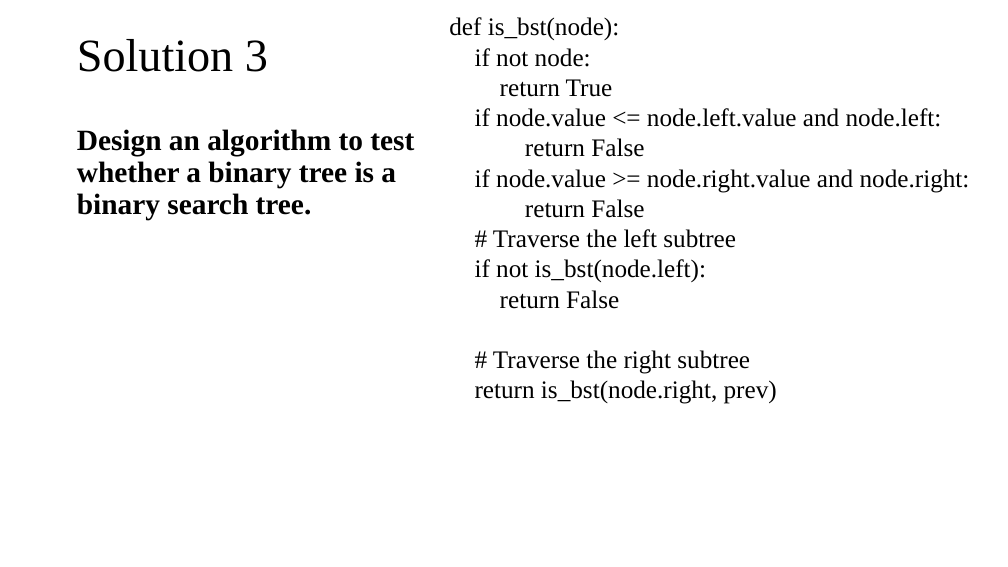
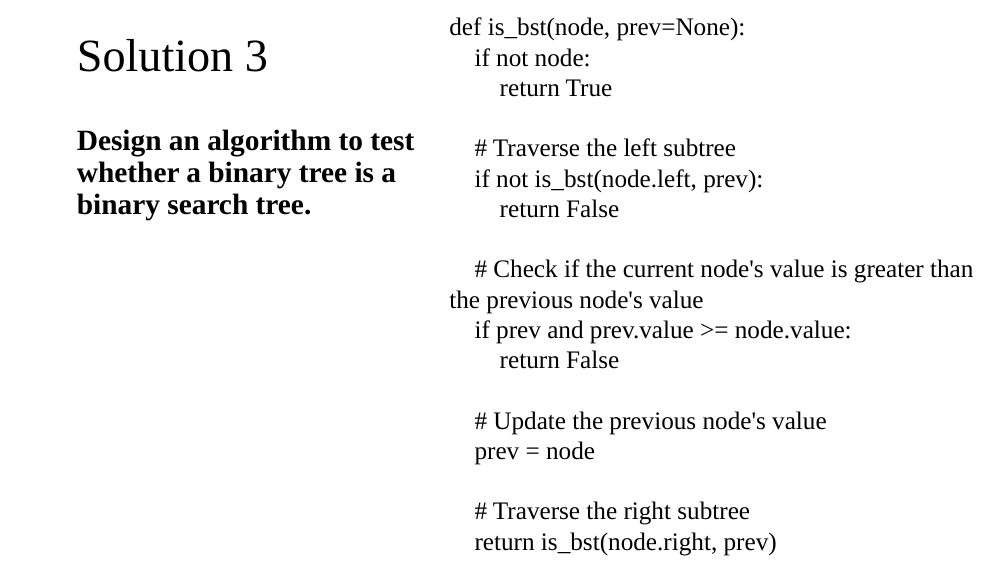
Before and after one commit to tamlhp/2801ict-public, a slide deck: slide 21 of week-7&8/problem-set/2801ict-week7&8.pptx (slide 17 before the commit). Drawn at 1008x567 pixels with LibreOffice and Linux fonts; fonts in the diff are those of the drawing. Boxes give left, top, right and bottom in pixels: in the first picture for what was removed or moved away, otherwise in the second. Text is boxed around its words. In the diff, an @@ line names an element or a change of style, - is before the commit and + after.

```diff
--- a/week-7&8/problem-set/2801ict-week7&8.pptx
+++ b/week-7&8/problem-set/2801ict-week7&8.pptx
@@ text at <box>449,17,746,41</box>: text changed @@
-def is_bst(node):
+def is_bst(node, prev=None):
@@ text at <box>475,138,763,193</box>: text changed @@
-if node.value <= node.left.value and node.left:
+# Traverse the left subtree
+if not is_bst(node.left, prev):
@@ text at <box>449,259,973,344</box>: text changed @@
-if node.value >= node.right.value and node.right:
+# Check if the current node's value is greater than the previous node's value
+if prev and prev.value >= node.value:
@@ text at <box>475,411,827,465</box>: text changed @@
-# Traverse the left subtree
-if not is_bst(node.left):
-return False
+# Update the previous node's value
+prev = node
```
Also in this commit, not shown: 2 other slides changed, 5 slides added, 1 slide removed.
